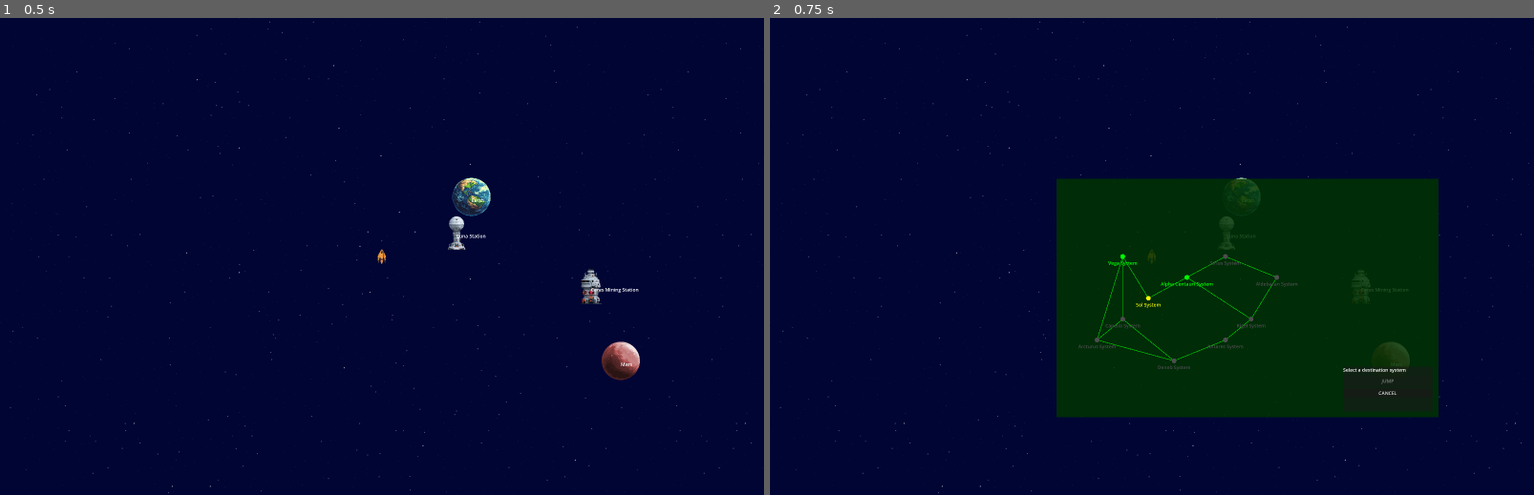
Above: before the commit, frames 1-2 (left to right).
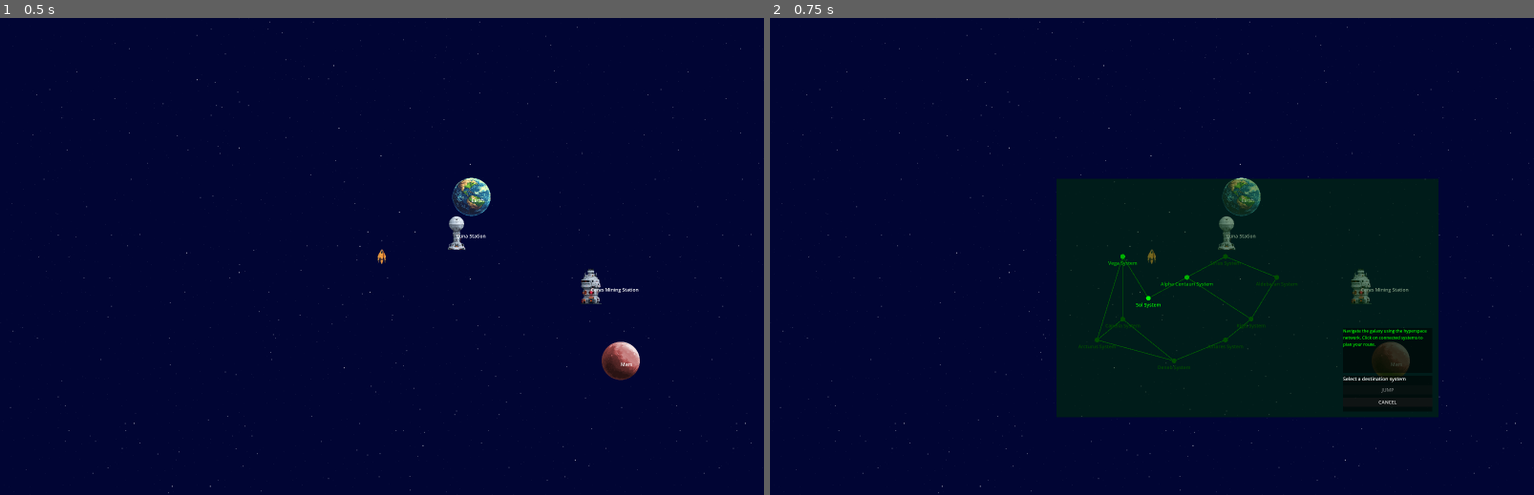
Above: after the commit, the same moments.

Repository: krets/GN_Prototype
Game: Godot game, scene res://scenes/Main.tscn
The game is run twice, just before and just after one commit, with the same random seed, the same clock (stepped at 60 frames per second) and the same inputs.
Inputs (mouse positions are in pixels of both pictures, inside the frame that each line leads up to):
- Up to frame 1 (0.5 s): no input
- Up to frame 2 (0.75 s): tap Enter at 0.5 s; move the mouse to (1320, 232) at 0.52 s; hold Right (turn_right) from 0.53 s (still down); hold H (hyperspace) from 0.53 s (still down); click (1320, 232) at 0.67 s

Frame 1 is identical in both runs. In frame 2, 1.9% of the frame differs, in the area x 39-87%, y 33-84%.

Commit message:
Improved look and colors of hyperspace map
also added "flavor text" for each system, UI design is still pretty bad

Diff:
--- a/data/universe.json
+++ b/data/universe.json
@@ -3,6 +3,7 @@
 	"sol_system": {
 	  "name": "Sol System",
 	  "description": "The birthplace of humanity",
+	  "flavor_text": "Home to billions of humans across multiple worlds and stations. This system represents the heart of human civilization, where Earth's blue oceans still sparkle alongside the red deserts of terraformed Mars.",
 	  "background": "res://backgrounds/sol_nebula.png",
 	  "connections": ["alpha_centauri", "vega_system"],
 	  "starfield": {
@@ -73,6 +74,7 @@
 	"alpha_centauri": {
 	  "name": "Alpha Centauri System",
 	  "description": "Humanity's first interstellar colony",
+	  "flavor_text": "The first stepping stone beyond Sol, this system buzzes with the energy of pioneers and explorers. New Geneva orbits Proxima Centauri as a testament to human determination to spread among the stars.",
 	  "background": "res://backgrounds/alpha_centauri_nebula.png",
 	  "connections": ["sol_system", "sirius_system", "rigel_system"],
 	  "starfield": {
@@ -131,6 +133,7 @@
 	"vega_system": {
 	  "name": "Vega System",
 	  "description": "A frontier trading hub",
+	  "flavor_text": "Rough miners and independent traders call this system home, drawn by rich mineral deposits and minimal government oversight. The bright blue-white star Vega illuminates a hardscrabble frontier where fortunes are made and lost daily.",
 	  "connections": ["sol_system", "arcturus_system", "capella_system"],
 	  "celestial_bodies": [
 		{
@@ -164,6 +167,7 @@
 	"sirius_system": {
 	  "name": "Sirius System",
 	  "description": "A wealthy commercial system",
+	  "flavor_text": "The brightest star in Earth's night sky hosts one of humanity's most prosperous worlds. Corporate executives and luxury merchants conduct business beneath the brilliant white light of this binary star system.",
 	  "connections": ["alpha_centauri", "aldebaran_system"],
 	  "celestial_bodies": [
 		{
@@ -184,6 +188,7 @@
 	"rigel_system": {
 	  "name": "Rigel System",
 	  "description": "An industrial manufacturing center",
+	  "flavor_text": "Massive shipyards orbit this blue supergiant star, churning out vessels for the Confederation fleet. The constant hammering of construction echoes through space as Rigel Forge works around the clock.",
 	  "connections": ["alpha_centauri", "antares_system", "aldebaran_system"],
 	  "celestial_bodies": [
 		{
@@ -217,6 +222,7 @@
 	"arcturus_system": {
 	  "name": "Arcturus System",
 	  "description": "A quiet research system",
+	  "flavor_text": "Scientists and researchers pursue cutting-edge discoveries in the serene environment around this ancient red giant star. The system's isolation makes it perfect for sensitive experiments that require minimal interference.",
 	  "connections": ["vega_system", "capella_system", "deneb_system"],
 	  "celestial_bodies": [
 		{
@@ -237,6 +243,7 @@
 	"deneb_system": {
 	  "name": "Deneb System",
 	  "description": "A remote frontier outpost",
+	  "flavor_text": "On the very edge of known space, this distant white supergiant marks the boundary of human exploration. Only the most adventurous traders and explorers brave the long journey to this isolated outpost.",
 	  "connections": ["arcturus_system", "capella_system", "antares_system"],
 	  "celestial_bodies": [
 		{
@@ -257,6 +264,7 @@
 	"aldebaran_system": {
 	  "name": "Aldebaran System",
 	  "description": "A strategic military system",
+	  "flavor_text": "The Confederation's military might is on full display in this heavily fortified system around the orange giant star. Patrol fleets launch regularly from the naval base to maintain order throughout human space.",
 	  "connections": ["sirius_system", "rigel_system"],
 	  "celestial_bodies": [
 		{
@@ -277,6 +285,7 @@
 	"antares_system": {
 	  "name": "Antares System",
 	  "description": "A dangerous pirate haven",
+	  "flavor_text": "This red supergiant system attracts smugglers, pirates, and others who prefer to operate outside the law. Confederation patrols are few and far between, making it a haven for the galaxy's most wanted.",
 	  "connections": ["rigel_system", "deneb_system"],
 	  "celestial_bodies": [
 		{
@@ -297,6 +306,7 @@
 	"capella_system": {
 	  "name": "Capella System",
 	  "description": "An agricultural supply system",
+	  "flavor_text": "Vast hydroponic farms and agricultural stations orbit this yellow giant star, feeding the growing population of human space. The system's peaceful nature and abundant food production make it a crucial link in the supply chain.",
 	  "connections": ["vega_system", "arcturus_system", "deneb_system"],
 	  "celestial_bodies": [
 		{
--- a/scenes/HyperspaceMap.tscn
+++ b/scenes/HyperspaceMap.tscn
@@ -1,6 +1,12 @@
-[gd_scene load_steps=2 format=3 uid="uid://dx1xspawun6rt"]
+[gd_scene load_steps=4 format=3 uid="uid://dx1xspawun6rt"]
 
 [ext_resource type="Script" uid="uid://din31j8ene7cm" path="res://scripts/HyperspaceMap.gd" id="1_8ufwo"]
+
+[sub_resource type="StyleBoxFlat" id="StyleBoxFlat_g0xmr"]
+bg_color = Color(0, 0, 0, 0.52549)
+
+[sub_resource type="StyleBoxFlat" id="StyleBoxFlat_8ufwo"]
+bg_color = Color(0, 0, 0, 0.52549)
 
 [node name="HyperspaceMap" type="Control"]
 layout_mode = 3
@@ -15,6 +21,7 @@
 offset_top = 450.0
 offset_right = 800.0
 offset_bottom = 600.0
+theme_override_styles/panel = SubResource("StyleBoxFlat_g0xmr")
 
 [node name="VBox" type="VBoxContainer" parent="InfoPanel"]
 layout_mode = 1
@@ -35,3 +42,22 @@
 [node name="CancelButton" type="Button" parent="InfoPanel/VBox"]
 layout_mode = 2
 text = "CANCEL"
+
+[node name="FlavorPanel" type="Panel" parent="."]
+layout_mode = 0
+offset_left = 500.0
+offset_top = 500.0
+offset_right = 800.0
+offset_bottom = 650.0
+theme_override_styles/panel = SubResource("StyleBoxFlat_8ufwo")
+
+[node name="FlavorLabel" type="Label" parent="FlavorPanel"]
+layout_mode = 1
+anchors_preset = 15
+anchor_right = 1.0
+anchor_bottom = 1.0
+grow_horizontal = 2
+grow_vertical = 2
+theme_override_colors/font_color = Color(0, 1, 0, 1)
+theme_override_font_sizes/font_size = 14
+autowrap_mode = 3
--- a/scripts/HyperspaceMap.gd
+++ b/scripts/HyperspaceMap.gd
@@ -7,6 +7,8 @@
 @onready var info_label = $InfoPanel/VBox/InfoLabel
 @onready var jump_button = $InfoPanel/VBox/JumpButton
 @onready var cancel_button = $InfoPanel/VBox/CancelButton
+@onready var flavor_panel = $FlavorPanel
+@onready var flavor_label = $FlavorPanel/FlavorLabel
 
 var systems_data: Dictionary = {}
 var system_positions: Dictionary = {}
@@ -15,13 +17,12 @@
 var current_system: String = ""
 
 # Visual settings - retro DOS green theme
-var bg_color = Color(0.0, 0.2, 0.0, 0.85)  # Dark green with 75% transparency
-var line_color = Color(0.0, 0.8, 0.0, 1.0)  # Bright green
-var system_color = Color(0.0, 1.0, 0.0, 1.0)  # Bright green
-var current_system_color = Color(1.0, 1.0, 0.0, 1.0)  # Yellow
-var selected_system_color = Color(1.0, 0.5, 0.0, 1.0)  # Orange
-var unavailable_color = Color(0.3, 0.3, 0.3, 1.0)  # Dark gray
-
+var bg_color = Color(0.0, 0.2, 0.0, 0.50)  # Dark green with 75% transparency
+var line_color = Color(0.0, 0.4, 0.0, 1.0)  # Bright green
+var system_color = Color(0.0, 0.7, 0.0, 1.0)  # Bright green
+var current_system_color = Color(0.0, 1.0, 0.0, 1.0)  # Yellow
+var selected_system_color = Color(0.0, 1.0, 0.0, 1.0)  # Orange
+var unavailable_color = Color(0.0, 0.3, 0.0, 1.0)  # Dark gray
 var system_radius = 8.0
 var line_width = 2.0
 
@@ -29,6 +30,13 @@
 	# Don't force full rect - let the parent control the size
 	setup_systems()
 	current_system = UniverseManager.current_system_id
+
+	# Debug: Check if nodes are found
+	print("InfoPanel found: ", $InfoPanel != null)
+	print("FlavorPanel found: ", $FlavorPanel != null)
+	if $FlavorPanel != null:
+		print("FlavorLabel found: ", $FlavorPanel.get_node("FlavorLabel") != null)
+
 	jump_button.pressed.connect(_on_jump_pressed)
 	cancel_button.pressed.connect(_on_cancel_pressed)
 	update_ui()
@@ -143,18 +151,38 @@
 
 func update_ui():
 	"""Update the info panel based on current selection"""
+	var flavor_text = ""
+
 	if selected_system == "":
 		info_label.text = "Select a destination system"
 		jump_button.disabled = true
+		flavor_text = "Navigate the galaxy using the hyperspace network. Click on connected systems to plan your route."
 	elif selected_system == current_system:
 		info_label.text = "Current location: " + get_system_name(selected_system)
 		jump_button.disabled = true
+		flavor_text = get_system_flavor(selected_system)
 	elif can_travel_to(selected_system):
 		info_label.text = "Jump to: " + get_system_name(selected_system)
 		jump_button.disabled = false
+		flavor_text = get_system_flavor(selected_system)
 	else:
 		info_label.text = get_system_name(selected_system) + " - Not accessible"
 		jump_button.disabled = true
+		flavor_text = get_system_flavor(selected_system)
+
+	# Set flavor text with debug
+	if flavor_label != null:
+		flavor_label.text = flavor_text
+		print("Setting flavor text: ", flavor_text)
+	else:
+		print("ERROR: flavor_label is null!")
+
+func get_system_flavor(system_id: String) -> String:
+	"""Get the flavor text for a system"""
+	var system_data = systems_data.get(system_id, {})
+	var flavor = system_data.get("flavor_text", "No information available about this system.")
+	print("Getting flavor for ", system_id, ": ", flavor)
+	return flavor
 
 func get_system_name(system_id: String) -> String:
 	return systems_data.get(system_id, {}).get("name", system_id)
@@ -179,15 +207,36 @@
 	# Recalculate system positions based on current size
 	setup_systems()
 
-	# Position info panel relative to this control's size
+	# Position panels relative to this control's size
 	var control_size = size
 	var panel_width = 300
-	var panel_height = 150
+	var info_panel_height = 120
+	var flavor_panel_height = 150
+	var panel_spacing = 10
+	var margin = 20
+
+	# Get panel references
 	var info_panel = $InfoPanel
-
-	# Position in bottom right corner of THIS control, not the viewport
-	info_panel.position = Vector2(control_size.x - panel_width - 20, control_size.y - panel_height - 20)
-	info_panel.size = Vector2(panel_width, panel_height)
+	var flavor_panel = $FlavorPanel
+
+	# Calculate positions from bottom-right corner
+	var info_panel_x = control_size.x - panel_width - margin
+	var info_panel_y = control_size.y - info_panel_height - margin
+
+	var flavor_panel_x = control_size.x - panel_width - margin
+	var flavor_panel_y = info_panel_y - flavor_panel_height - panel_spacing
+
+	# Position info panel at bottom right
+	info_panel.position = Vector2(info_panel_x, info_panel_y)
+	info_panel.size = Vector2(panel_width, info_panel_height)
+
+	# Position flavor panel above info panel
+	flavor_panel.position = Vector2(flavor_panel_x, flavor_panel_y)
+	flavor_panel.size = Vector2(panel_width, flavor_panel_height)
+
+	print("Control size: ", control_size)
+	print("Info panel pos: ", info_panel.position, " size: ", info_panel.size)
+	print("Flavor panel pos: ", flavor_panel.position, " size: ", flavor_panel.size)
 
 	current_system = UniverseManager.current_system_id
 	selected_system = ""
